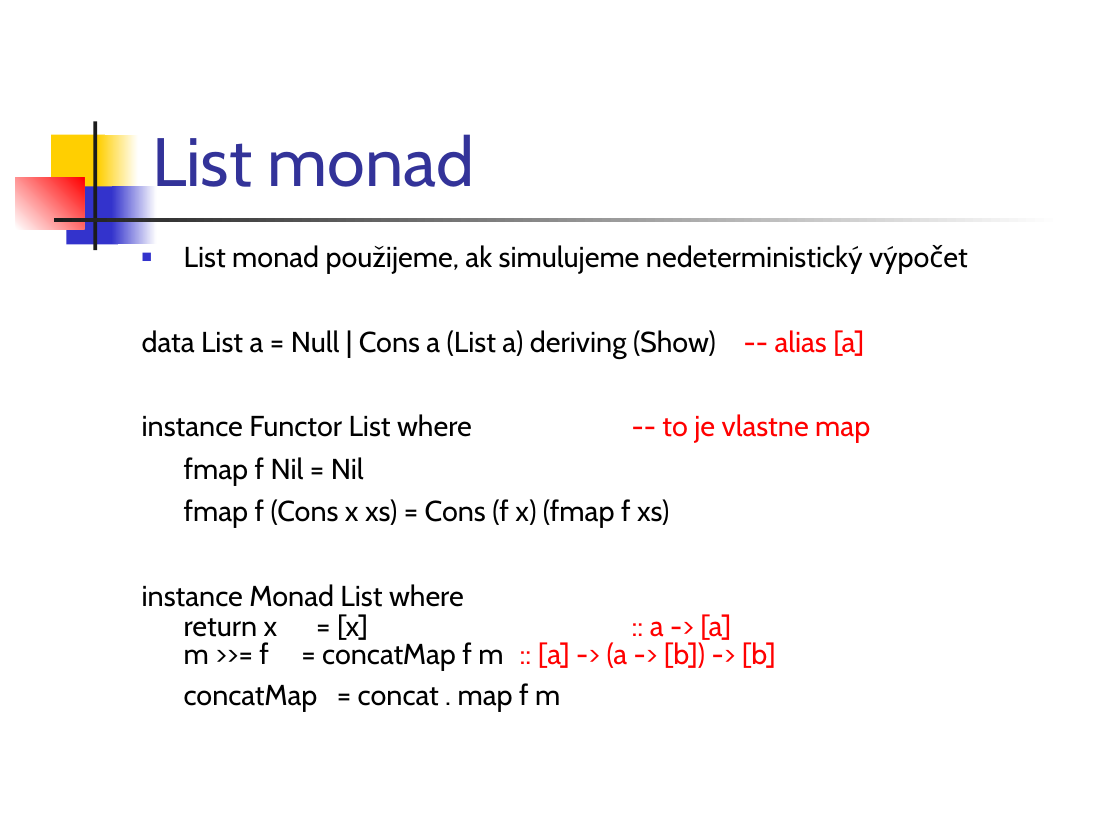
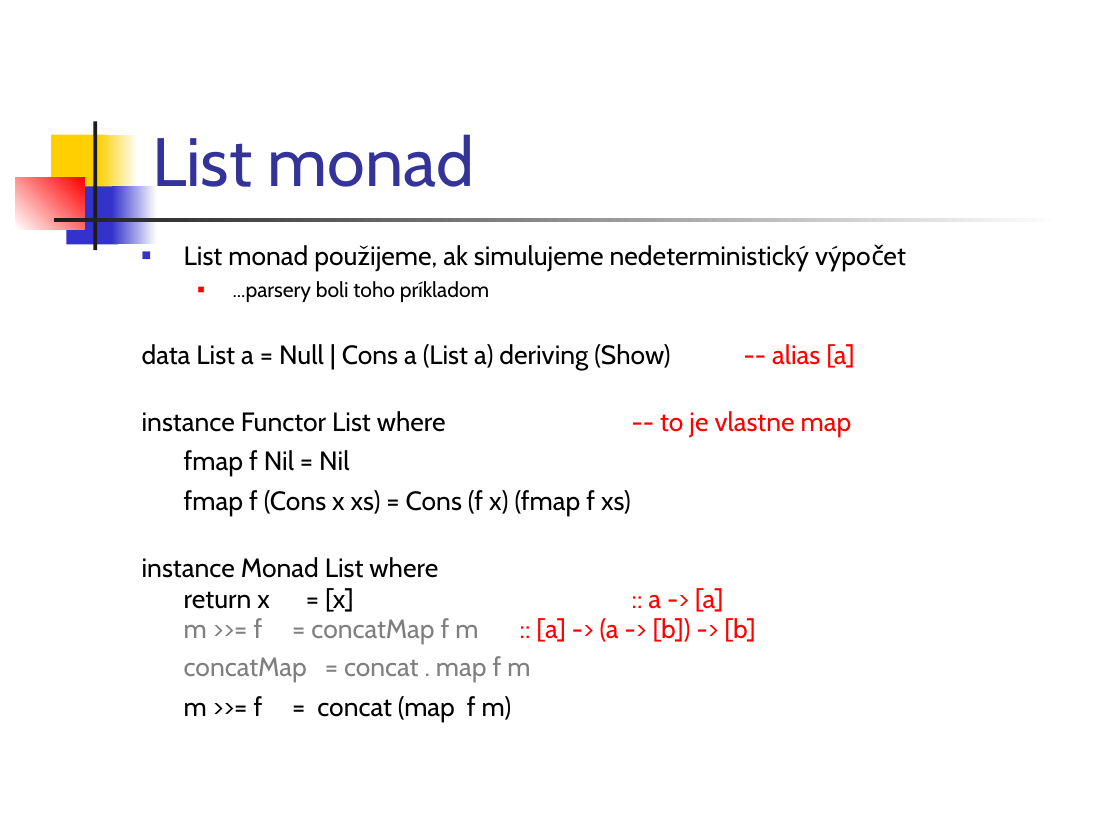
Before and after one commit to Funkcionalne/Prednasky, a slide deck: slide 9 of 12/12_fpro.ppt (slide 8 before the commit). Drawn at 1120x840 pixels with LibreOffice and Linux fonts; fonts in the diff are those of the drawing. Boxes give left, top, right and bottom in pixels: in the first picture for what was removed or moved away, otherwise in the second. Text is boxed around its words. In the diff, an @@ line names an element or a change of style, - is before the commit and + after.

```diff
--- a/12/12_fpro.ppt
+++ b/12/12_fpro.ppt
@@ text at (142, 245, 854, 682): size 18.5 to 17 pt in "List monad použijeme, ak simulujeme nedeterministický výpoče ...", "data List a = Null | Cons ...", "instance Functor List where -- to je ...", "fmap f Nil = Nil" and 5 more places; text colour #000000 to #7F7F7F in "m >>= f = concatMap f m", "concatMap = concat . map f m"; line spacing 0.6 to 0.7 @@
@@ text at (233, 281, 489, 302): paragraph added @@
+  ■ ...parsery boli toho príkladom
@@ text at (184, 696, 512, 722): paragraph added @@
+m >>= f = concat (map f m)
```
Also in this commit, not shown: 18 other slides changed, 2 slides added, 1 other file.
